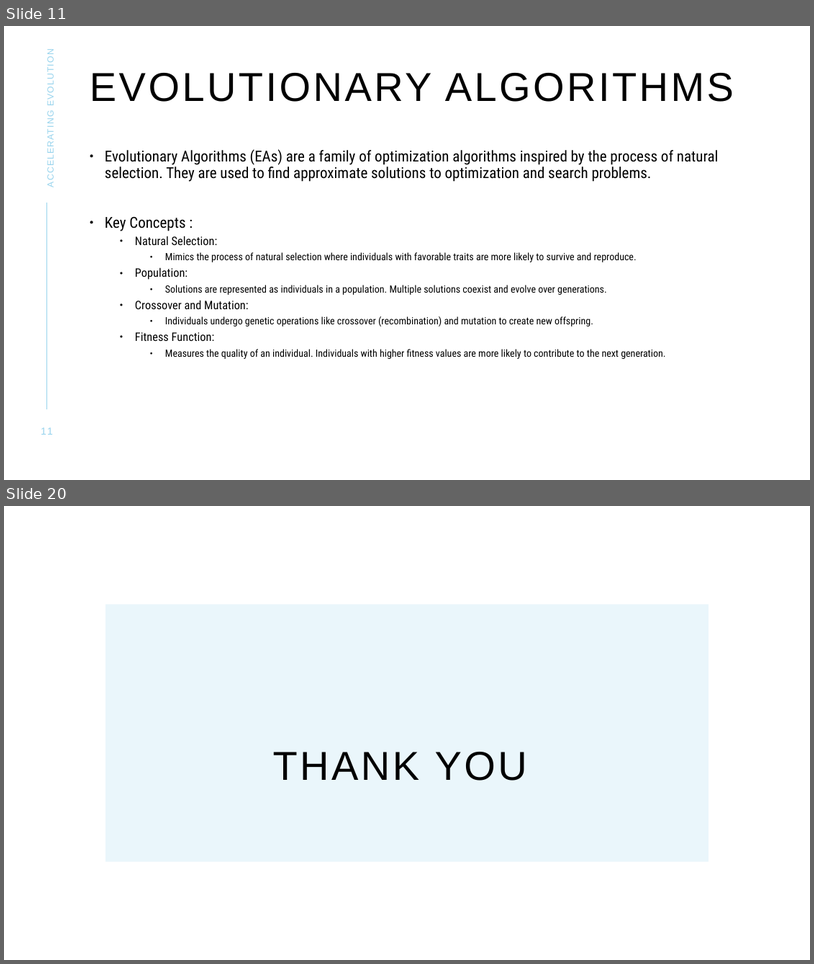
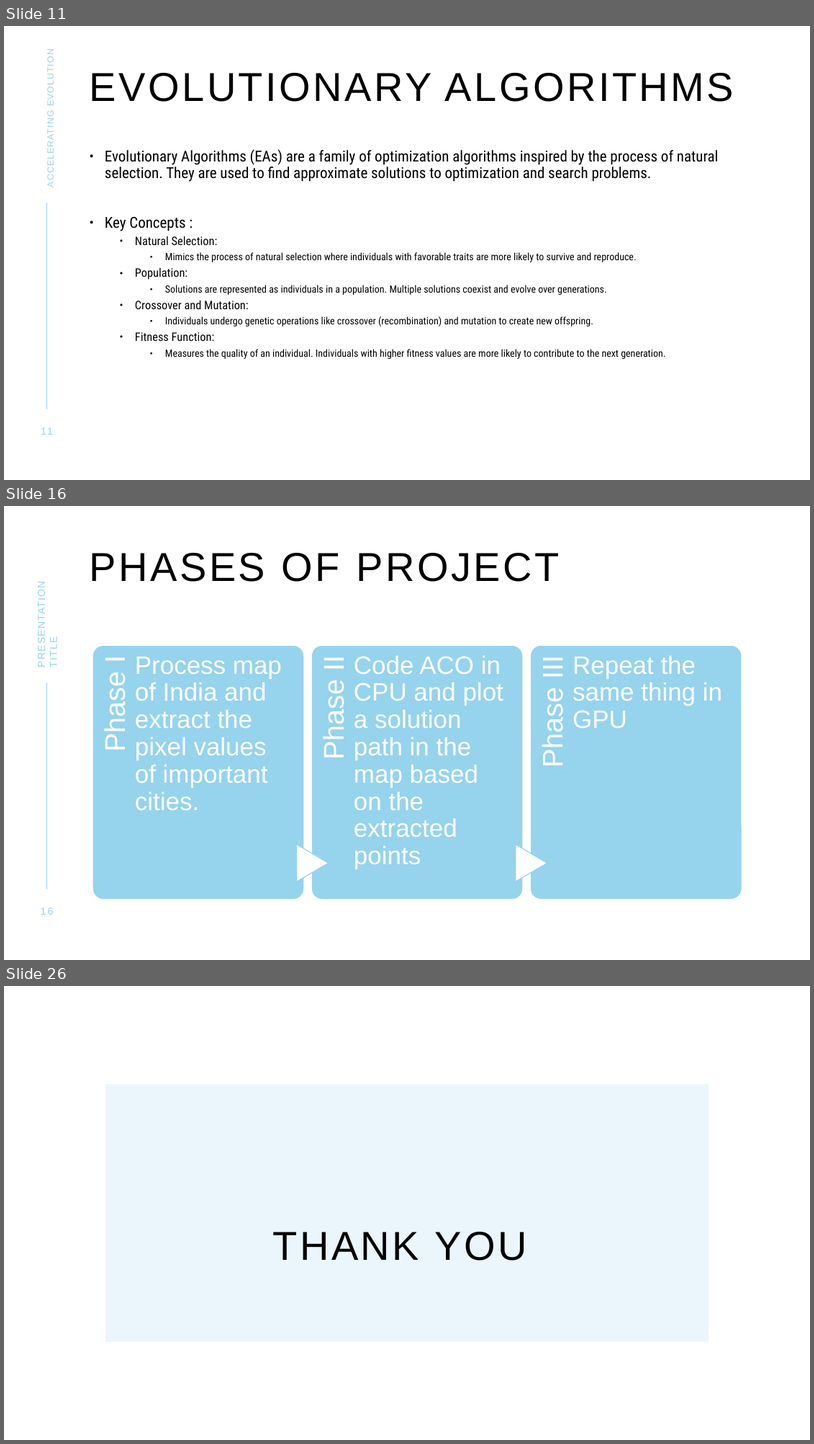
Before and after one commit to Ashirbad-Sarangi/evolutionary_algo_gpu, a slide deck: data/documents/GPU_Presentation_v2.pptx. Shown one above the other, each under a label of ours: slides 11 and 20 before the commit, slides 11, 16 and 26 after it; the slides between them are not shown. The pictures are 814x964 and 814x1444 pixels, drawn with LibreOffice and Linux fonts; fonts in the diff are those of the drawing. Boxes give left, top, right and bottom in pixels: in the first picture for what was removed or moved away, otherwise in the second. Text is boxed around its words. In the diff, an @@ line names an element or a change of style, - is before the commit and + after.

```diff
--- a/data/documents/GPU_Presentation_v2.pptx
+++ b/data/documents/GPU_Presentation_v2.pptx
@@ slide 16 added at <box>4,506,810,960</box>, background #FFFFFF; not listed: 1 template element that a slide beside it also shows @@
@@ title added at <box>90,553,559,582</box>, 48 pt, text #000000 @@
+PHASES OF PROJECT
@@ text added at <box>36,590,59,667</box>, 12 pt, text #96D3ED @@
+PRESENTATION TITLE
@@ group added at <box>93,645,743,899</box>: 6 texts, 3 rounded rectangles, 2 flow chart extracts @@
+Phase I
+Process map of India and extract the pixel values of important cities.
+Phase II
+Code ACO in CPU and plot a solution path in the map based on the extracted points
+Phase III
+Repeat the same thing in GPU
@@ page number added at <box>41,907,54,914</box>, 12 pt, text #96D3ED @@
+16
@@ what was slide 20 is now slide 26 @@
```
Also in this commit, not shown: 6 slides changed, 11 other slides added, 6 slides removed, 15 other files.
